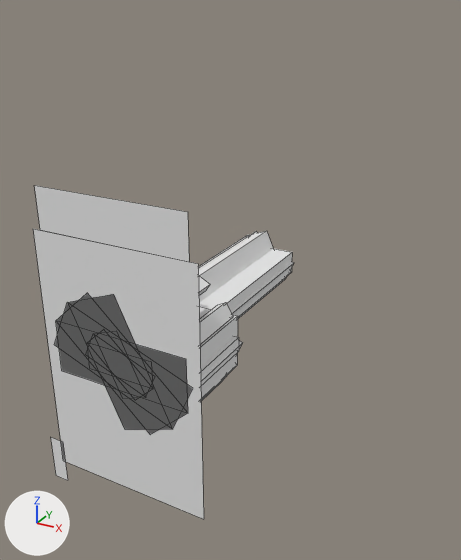
A saved change to the OBJ model src/main/resources/assets/mareeletrica/models/block/paint_uzi_view_1.obj.
Both versions are drawn from a 50 mm camera at (0.691, -0.584, 0.679) aimed at (0.464, -0.171, 0.472). The axes (+X, +Y, +Z) are drawn at lower left. The lights are the same throughout. The picture after the commit comes second. Mesh edges are drawn as thin lines. Where no turn or scale is listed for an object, it has been applied to the vertices. Vertices at exactly the same position are counted once.

Names of what the first picture shows: 'paint_uzi_view_1'.
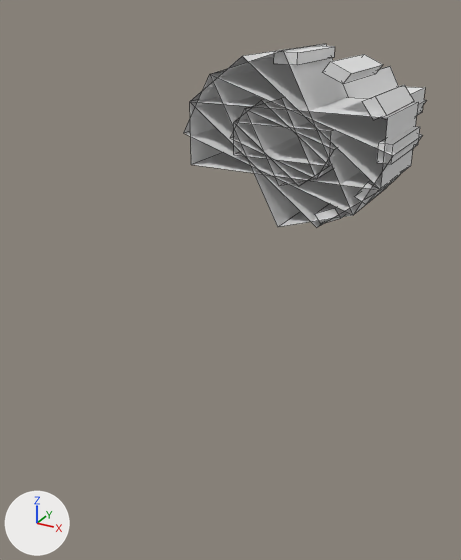
Location of each change, [x1, y1, x2, y2] in pixels of the pictures (461 x 560 px; the box of a moved part takes in the faces that stretch with it):
'paint_uzi_view_1', reshaped (7% narrower, 45% shorter)
    before: [33, 185, 294, 519]
    after: [184, 44, 426, 227]
part 1 of me_paint_uzi_view_1, added
    after: [274, 46, 335, 65]
part 2 of me_paint_uzi_view_1, moved or reshaped (mostly hidden before)
    before: [199, 276, 210, 295]
    after: [323, 54, 383, 84]
part 3 of me_paint_uzi_view_1, moved or reshaped
    before: [200, 302, 233, 344]
    after: [362, 85, 414, 120]
part 4 of me_paint_uzi_view_1, added
    after: [377, 126, 420, 164]
part 5 of me_paint_uzi_view_1, moved or reshaped (mostly hidden before)
    before: [201, 376, 227, 401]
    after: [354, 176, 398, 204]
part 6 of me_paint_uzi_view_1, moved or reshaped (not visible before)
    after: [315, 204, 345, 224]
part 7 of me_paint_uzi_view_1, deleted
    before: [33, 185, 294, 519]
part 8 of me_paint_uzi_view_1, added
    after: [184, 44, 426, 227]

The change, as a diff of the scene's bpy script:
```diff
--- a/src/main/resources/assets/mareeletrica/models/block/paint_uzi_view_1.obj.py
+++ b/src/main/resources/assets/mareeletrica/models/block/paint_uzi_view_1.obj.py
@@ me_paint_uzi_view_1 @@
 # used by ob_paint_uzi_view_1; location = (0.0, 0.0, 0.0)
-me_paint_uzi_view_1.from_pydata(...)  # 136 vertices, 111 faces; spans x 0.442..0.55, y -0.358..-0.18, z 0.406..0.594
+me_paint_uzi_view_1.from_pydata(...)  # 124 vertices, 100 faces; spans x 0.418..0.582, y -0.162..0.11, z 0.521..0.647
+# me_paint_uzi_view_1 part 1: a new loose piece, a box spanning x 0.4912..0.5088, y -0.158..-0.086, z 0.638..0.6459, in mat_paint (its picture is missing)
+# me_paint_uzi_view_1 part 2: the loose piece of 8 vertices spanning x 0.515..0.526, y -0.355..-0.308, z 0.531..0.54 is scaled about its middle by (1.81, 1.53, 1.53), then moved by (0.017, 0.209, 0.099)
+# me_paint_uzi_view_1 part 3: the loose piece of 8 vertices spanning x 0.531..0.541, y -0.355..-0.308, z 0.517..0.527 is scaled about its middle by (1.81, 1.53, 1.53), then moved by (0.029, 0.209, 0.091)
+# me_paint_uzi_view_1 part 4: a new loose piece, a box spanning x 0.57..0.58, y -0.158..-0.086, z 0.577..0.591, in mat_paint (its picture is missing)
+# me_paint_uzi_view_1 part 5: the loose piece of 8 vertices spanning x 0.531..0.541, y -0.355..-0.308, z 0.479..0.489 is scaled about its middle by (1.81, 1.53, 1.53), then moved by (0.029, 0.209, 0.071)
+# me_paint_uzi_view_1 part 6: the loose piece of 8 vertices spanning x 0.515..0.526, y -0.355..-0.308, z 0.466..0.474 is scaled about its middle by (1.81, 1.53, 1.53), then moved by (0.017, 0.209, 0.064)
+# me_paint_uzi_view_1 part 7: 10 loose pieces with 80 vertices, spanning x 0.442..0.55, y -0.358..-0.182, z 0.406..0.594, are deleted
+# me_paint_uzi_view_1 part 8
+# 26 vertices are added at x 0.418..0.582, y -0.162, z 0.521..0.647
+# 14 new vertices lie (0.0, 0.27, 0.0) away from vertices in x 0.459..0.541, y -0.162, z 0.552..0.616
+# 12 new vertices lie (0.0, 0.081, 0.0) away from vertices in x 0.418..0.582, y -0.162, z 0.521..0.647
+# 40 new faces join them
+# other edits to the shape of me_paint_uzi_view_1 do not show in these pictures
 me_paint_uzi_view_1.materials.append(mat_paint)
```
